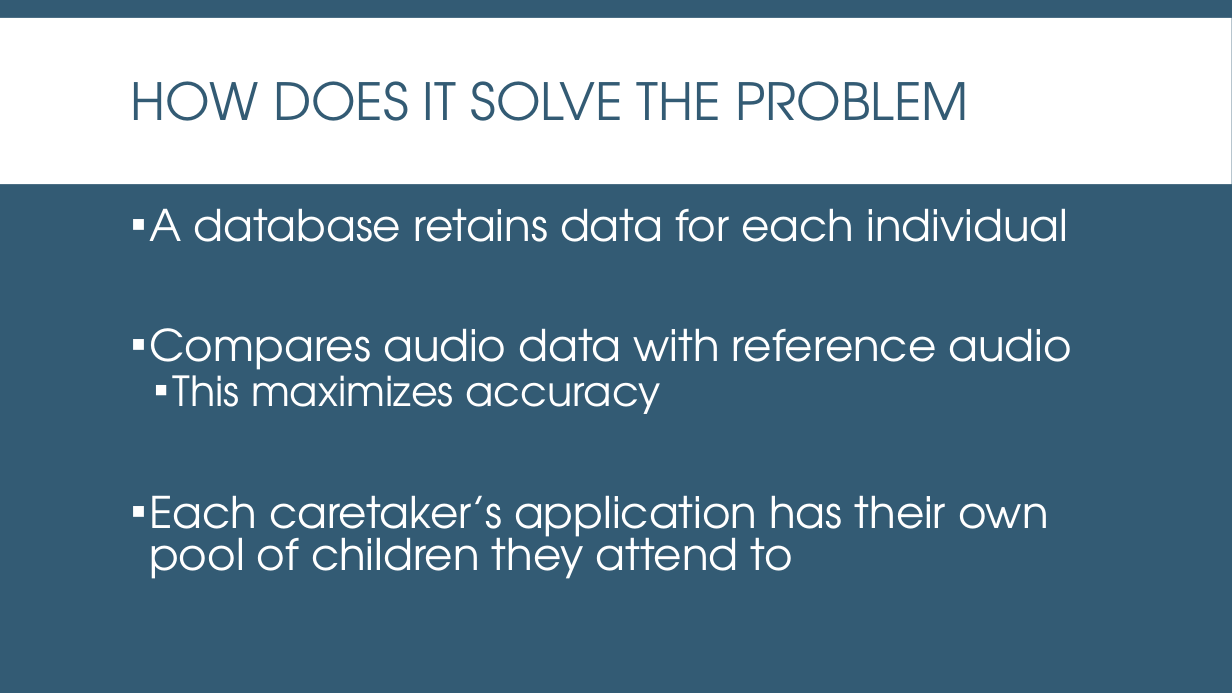
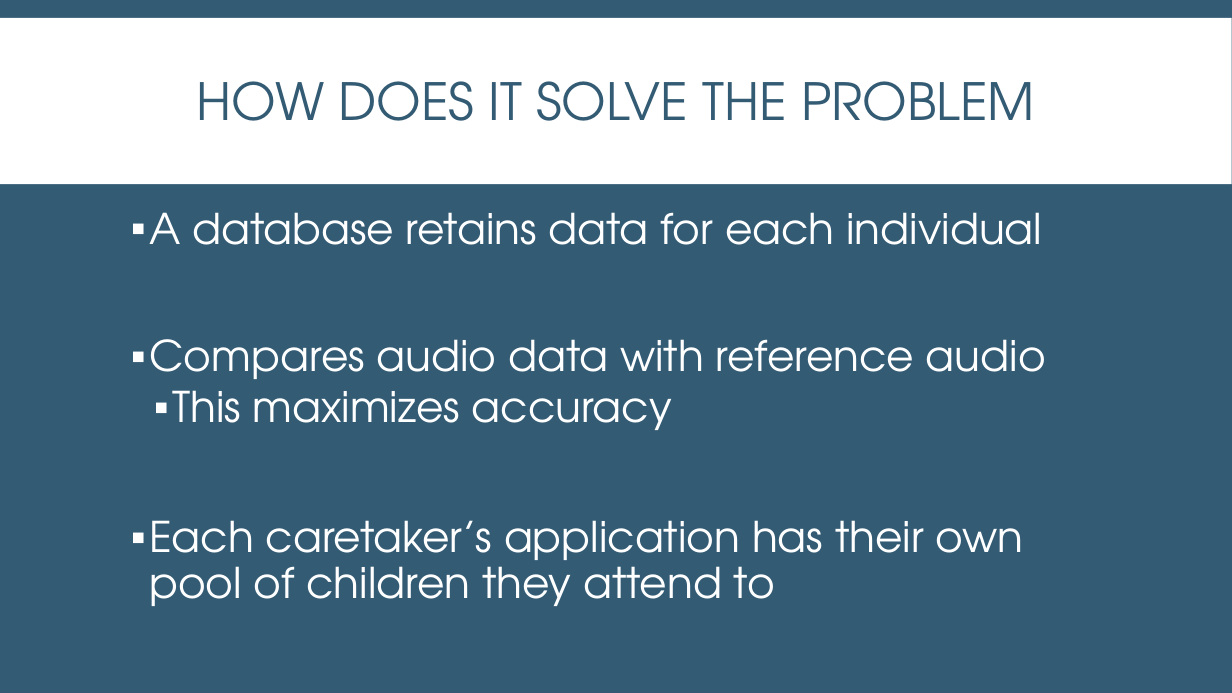
Before and after one commit to brooklyn2016/team-19, a slide deck: slide 5 of presentation-EEdit.pptx. Drawn at 1232x693 pixels with LibreOffice and Linux fonts; fonts in the diff are those of the drawing. Boxes give left, top, right and bottom in pixels: in the first picture for what was removed or moved away, otherwise in the second. Text is boxed around its words. In the diff, an @@ line names an element or a change of style, - is before the commit and + after.

```diff
--- a/presentation-EEdit.pptx
+++ b/presentation-EEdit.pptx
@@ title "HOW DOES IT SOLVE THE ..." at (197, 81, 1035, 121): alignment left to centre @@
@@ text "A database retains data for ..." at (149, 212, 1046, 606): size 34 to 33 pt in "A database retains data for each individual", "Compares audio data with reference audio", "Each caretaker’s application has their own pool ..."; size 32.3 to 33 pt in "This maximizes accuracy"; line spacing 0.8 to 0.9 @@
```
Also in this commit, not shown: 5 other slides changed, 1 slide added.
